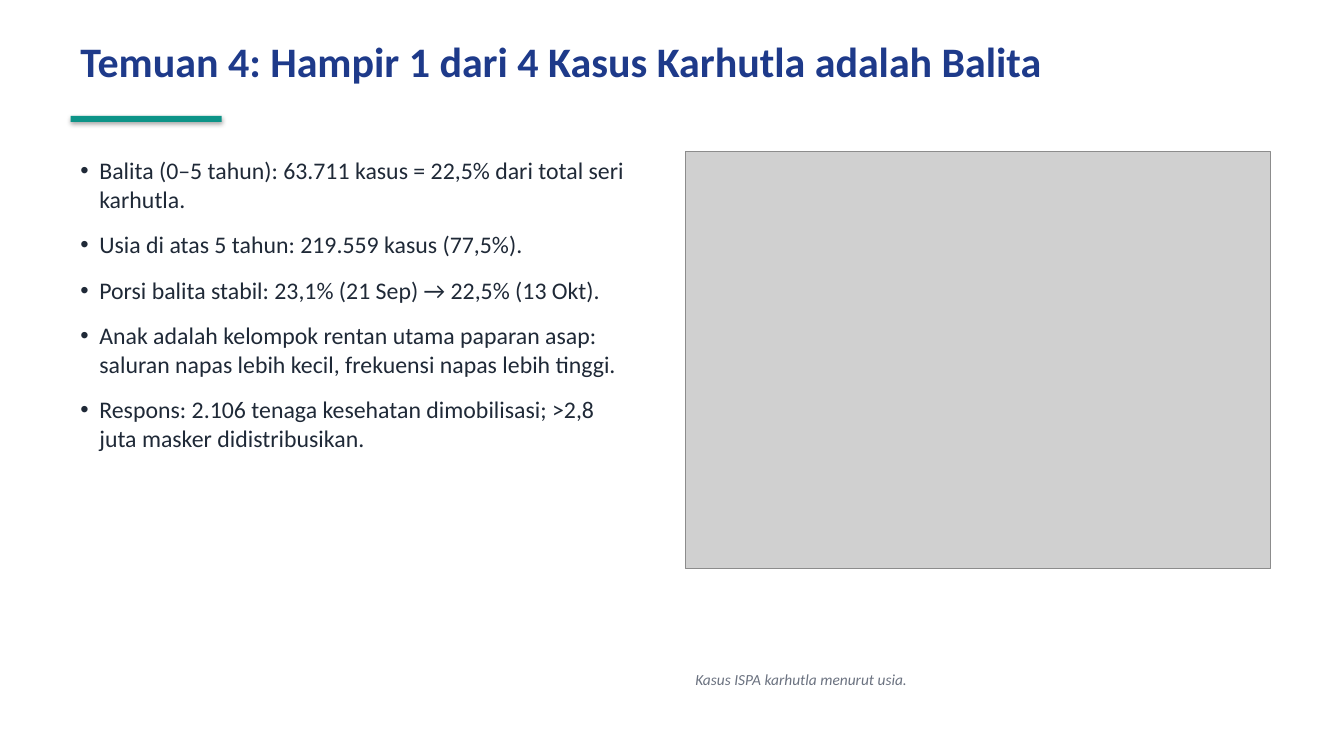
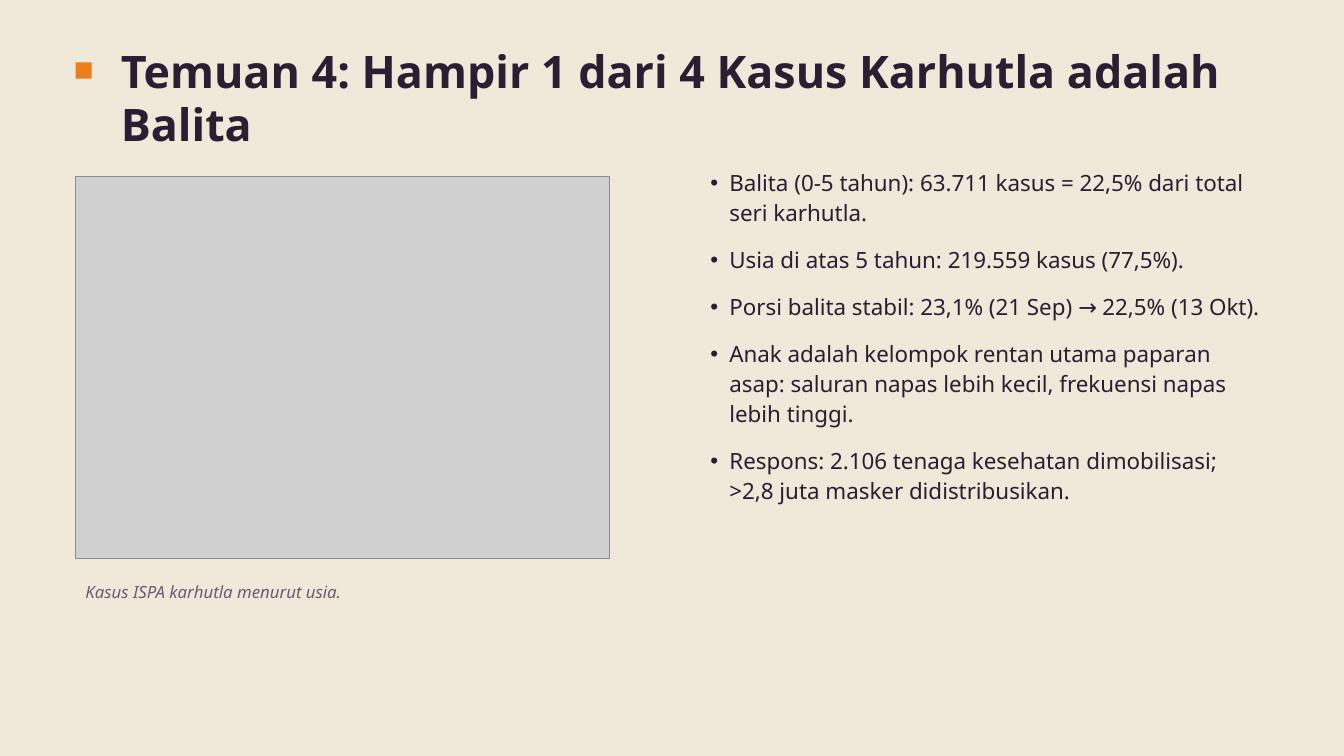
Before and after one commit to baghizash/ispa-indonesia-2026-analysis, a slide deck: slide 7 of Portofolio-Analisis-ISPA-Indonesia.pptx. Drawn at 1344x756 pixels with LibreOffice and Linux fonts; fonts in the diff are those of the drawing; grey boxes stand for pictures. Boxes give left, top, right and bottom in pixels: in the first picture for what was removed or moved away, otherwise in the second. Text is boxed around its words. In the diff, an @@ line names an element or a change of style, - is before the commit and + after.

```diff
--- a/Portofolio-Analisis-ISPA-Indonesia.pptx
+++ b/Portofolio-Analisis-ISPA-Indonesia.pptx
@@ background #FFFFFF to #F0E8D8 @@
@@ text "Temuan 4: Hampir 1 dari ...": place and size @@
-text "Temuan 4: Hampir 1 dari ..." at (80, 47, 1042, 84)
+text "Temuan 4: Hampir 1 dari ..." at (121, 54, 1220, 142)
@@ text "Temuan 4: Hampir 1 dari ..." at (121, 54, 1220, 142): size 30 to 32 pt, font Calibri to Noto Sans, text colour #1E3A8A to #2A1E33; less space between paragraphs @@
@@ rectangle added at (76, 63, 92, 79), fill #EF7D1A @@
@@ rectangle removed at (71, 116, 222, 122) @@
@@ picture added at (76, 176, 610, 559) @@
@@ picture removed at (686, 151, 1270, 569) @@
@@ text "Balita (0-5 tahun): 63.711 kasus ...": place and size @@
-text "Balita (0-5 tahun): 63.711 kasus ..." at (99, 161, 624, 451)
+text "Balita (0-5 tahun): 63.711 kasus ..." at (729, 174, 1259, 505)
@@ text at (729, 174, 1243, 222): text changed; size 17 to 16 pt; font Calibri to Noto Sans; text colour #1F2937 to #2A1E33 @@
-• Balita (0–5 tahun): 63.711 kasus = 22,5% dari total seri karhutla.
+• Balita (0-5 tahun): 63.711 kasus = 22,5% dari total seri karhutla.
@@ text at (729, 251, 1259, 505): size 17 to 16 pt, font Calibri to Noto Sans, text colour #1F2937 to #2A1E33 in "Usia di atas 5 tahun: 219.559 kasus ...", "Porsi balita stabil: 23,1% (21 Sep) → ...", "Anak adalah kelompok rentan utama paparan asap: ...", "Respons: 2.106 tenaga kesehatan dimobilisasi; >2,8 juta ..."; line spacing 1 to 1.12 @@
@@ text "Kasus ISPA karhutla menurut usia.": place and size @@
-text "Kasus ISPA karhutla menurut usia." at (695, 674, 907, 685)
+text "Kasus ISPA karhutla menurut usia." at (85, 585, 341, 598)
@@ text "Kasus ISPA karhutla menurut usia." at (85, 585, 341, 598): size 11 to 12 pt, font Calibri to Noto Sans, text colour #6B7280 to #6B5B74; less space between paragraphs @@
```
Also in this commit, not shown: 9 other slides changed.
